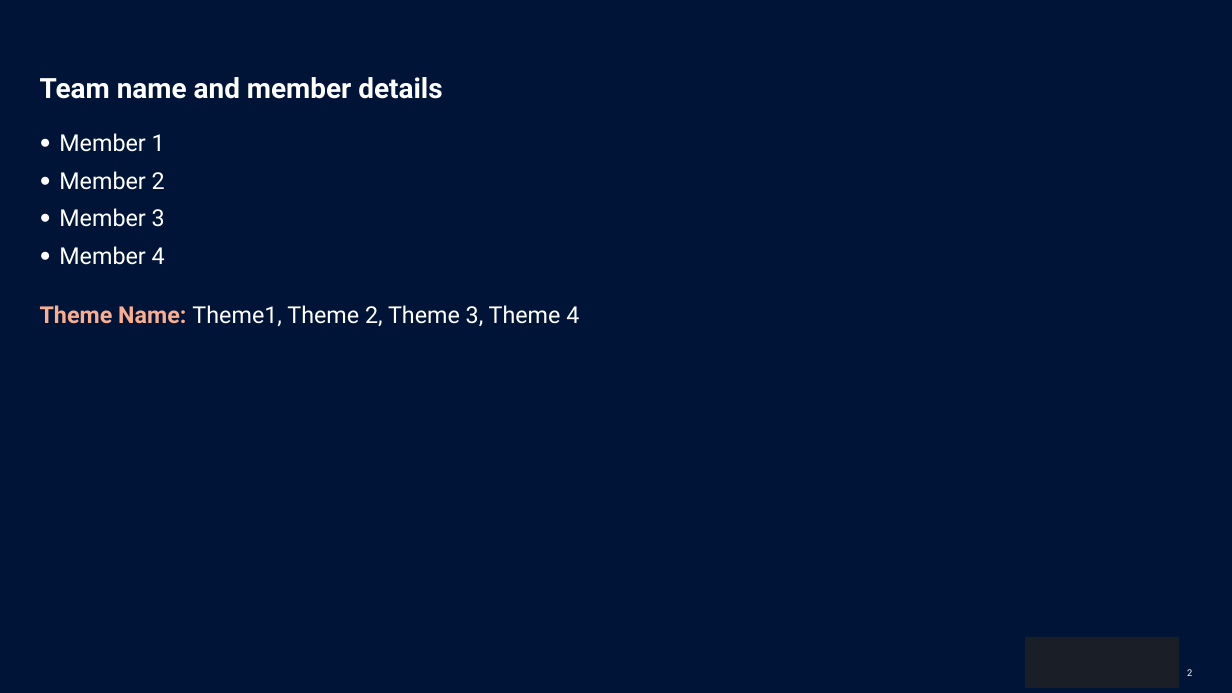
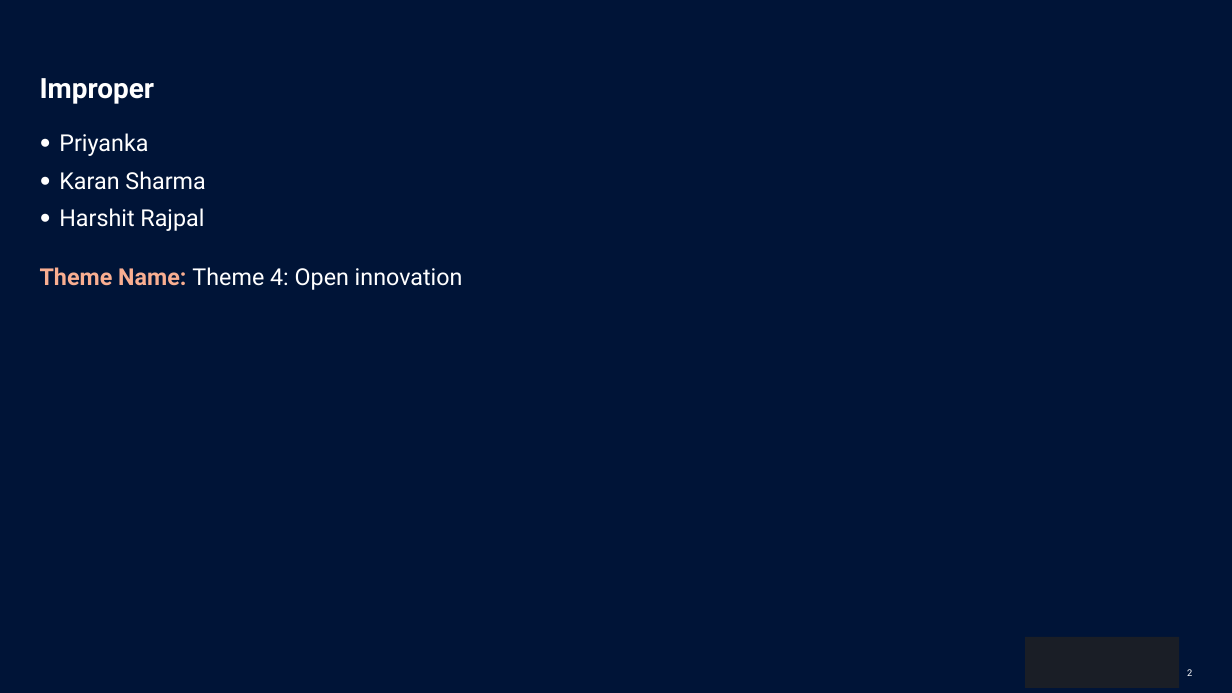
Before and after one commit to kayforkaran/dont-waste-my-food, a slide deck: slide 2 of HackerEarth_Idea_Submission_Template24414bb.pptx. Drawn at 1232x693 pixels with LibreOffice and Linux fonts; fonts in the diff are those of the drawing; background and template pictures are left out. Boxes give left, top, right and bottom in pixels: in the first picture for what was removed or moved away, otherwise in the second. Text is boxed around its words. In the diff, an @@ line names an element or a change of style, - is before the commit and + after.

Commit message:
updated ppt

```diff
--- a/HackerEarth_Idea_Submission_Template24414bb.pptx
+++ b/HackerEarth_Idea_Submission_Template24414bb.pptx
@@ title at [40, 78, 155, 104]: text changed @@
-Team name and member details
+Improper
@@ text at [40, 133, 463, 290]: text changed @@
-    ● Member 1
-    ● Member 2
-    ● Member 3
-    ● Member 4
-Theme Name: Theme1, Theme 2, Theme 3, Theme 4
+    ● Priyanka
+    ● Karan Sharma
+    ● Harshit Rajpal
+Theme Name: Theme 4: Open innovation
```
Also in this commit, not shown: 1 other slide changed.
